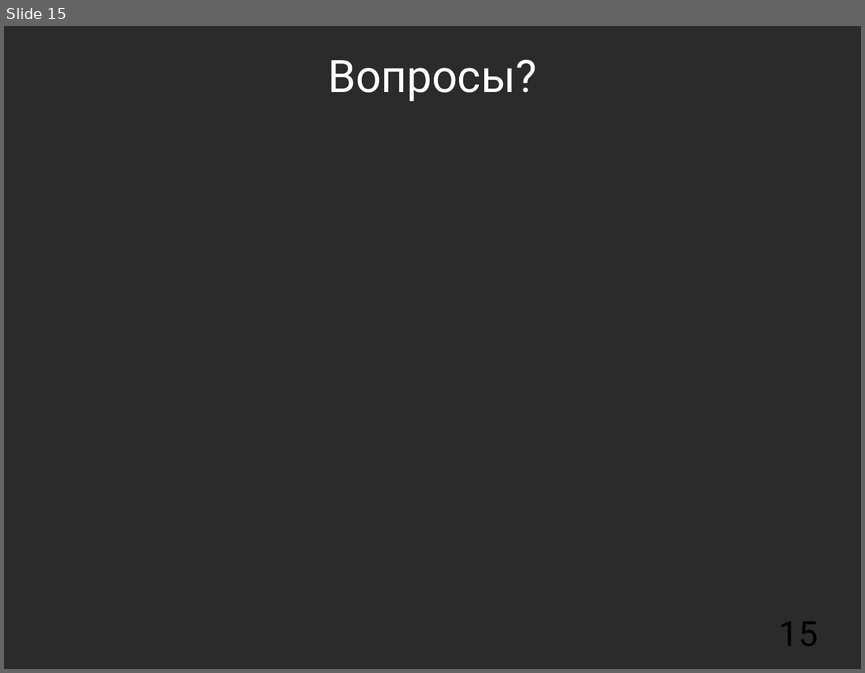
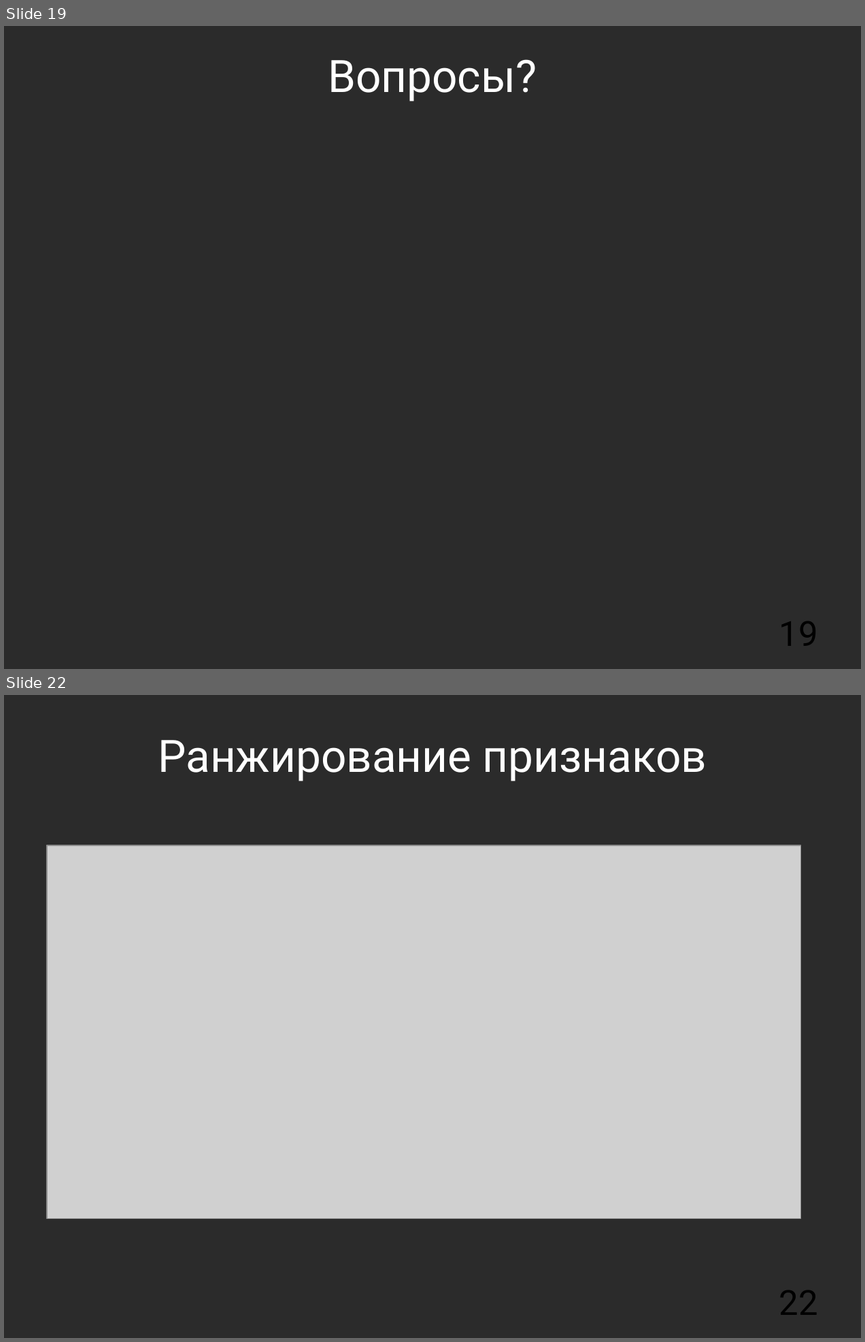
Before and after one commit to mkpankov/adaptor, a slide deck: diploma/defense/keynote.odp. Shown one above the other, each under a label of ours: slide 15 before the commit, slides 19 and 22 after it; the slides between them are not shown. The pictures are 865x673 and 865x1342 pixels, drawn with LibreOffice and Linux fonts; fonts in the diff are those of the drawing; grey boxes stand for pictures; background and template pictures are left out; a plain dark background stands for a picture behind light text. Boxes give left, top, right and bottom in pixels: in the first picture for what was removed or moved away, otherwise in the second. Text is boxed around its words. In the diff, an @@ line names an element or a change of style, - is before the commit and + after.

```diff
--- a/diploma/defense/keynote.odp
+++ b/diploma/defense/keynote.odp
@@ slide 22 added at box(4, 695, 861, 1338), background picture (left out) @@
@@ title added at box(158, 740, 707, 781), 41.4 pt, text #FFFFFF @@
+Ранжирование признаков
@@ picture added at box(47, 845, 801, 1218) @@
@@ page number added at box(779, 1290, 818, 1314), 32 pt, text #000000 @@
+22
@@ what was slide 15 is now slide 19 @@
@@ page number at box(779, 621, 818, 645): text changed @@
-15
+19
```
Also in this commit, not shown: 5 slides changed, 8 other slides added, 2 slides removed.
